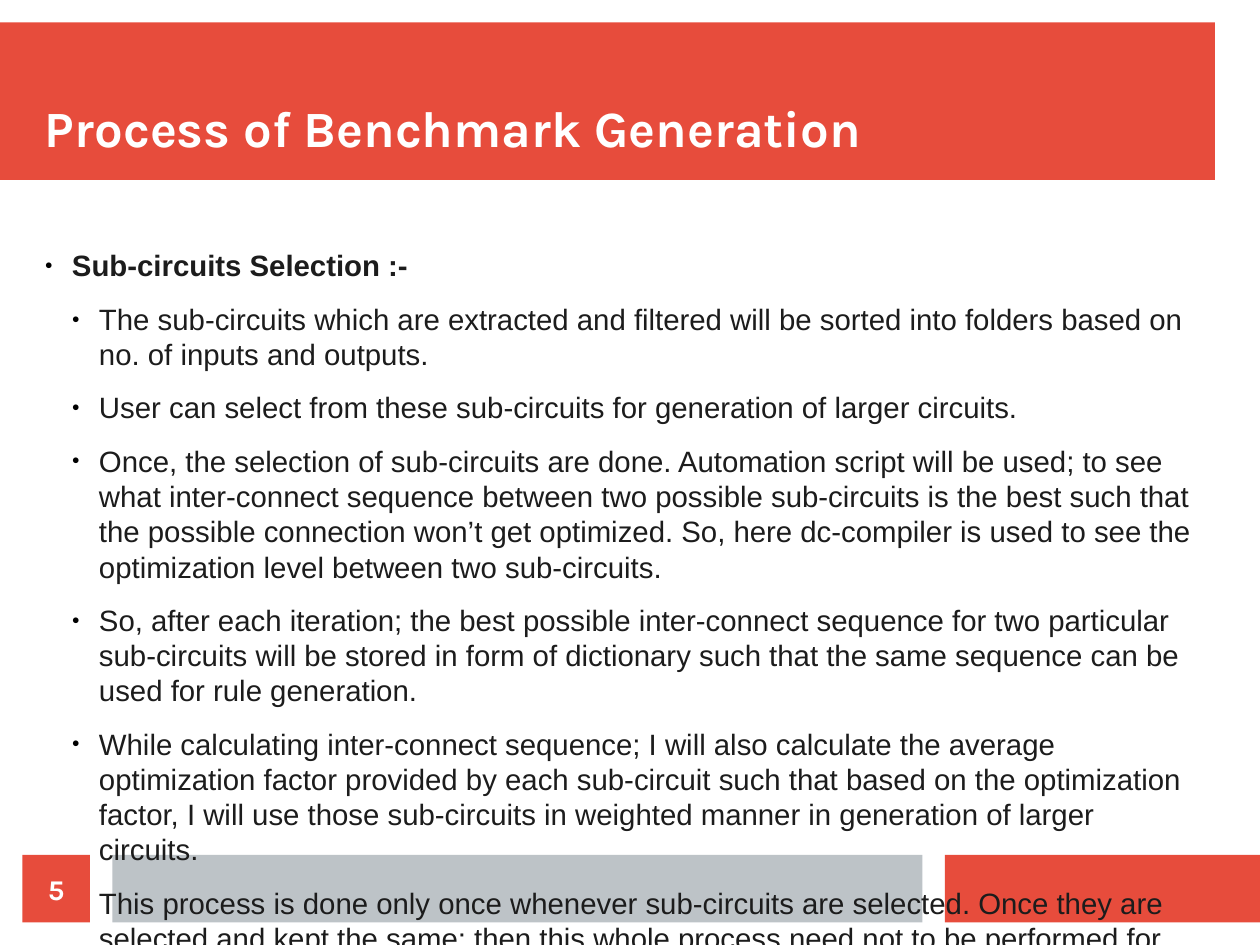
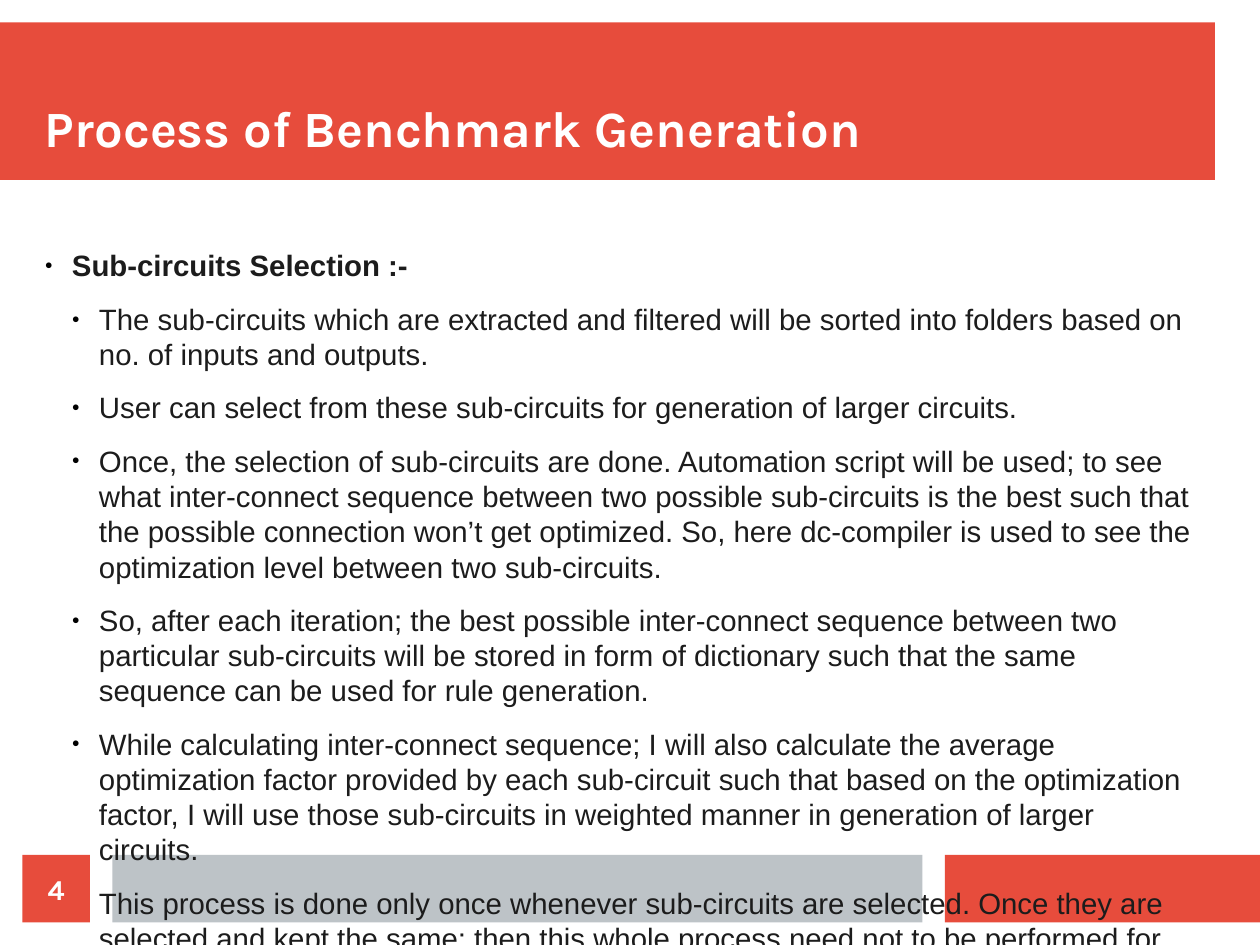
Before and after one commit to amarkant23394/upgraded_attributed_graph_grammars_tool, a slide deck: slide 4 of Attributed_graph_Grammar/Antlr/benchmark_generation_process.odp (slide 5 before the commit). Drawn at 1260x945 pixels with LibreOffice and Linux fonts; fonts in the diff are those of the drawing. Boxes give left, top, right and bottom in pixels: in the first picture for what was removed or moved away, otherwise in the second. Text is boxed around its words. In the diff, an @@ line names an element or a change of style, - is before the commit and + after.

Commit message:
Updated the ppt

```diff
--- a/Attributed_graph_Grammar/Antlr/benchmark_generation_process.odp
+++ b/Attributed_graph_Grammar/Antlr/benchmark_generation_process.odp
@@ text at <box>99,609,1117,707</box>: text changed @@
-  ● So, after each iteration; the best possible inter-connect sequence for two particular sub-circuits will be stored in form of dictionary such that the same sequence can be used for rule generation.
+  ● So, after each iteration; the best possible inter-connect sequence between two particular sub-circuits will be stored in form of dictionary such that the same sequence can be used for rule generation.
@@ page number at <box>48,881,65,900</box>: text changed @@
-5
+4
```
Also in this commit, not shown: 5 other slides changed, 1 slide added, 1 slide removed, 1 other file.
